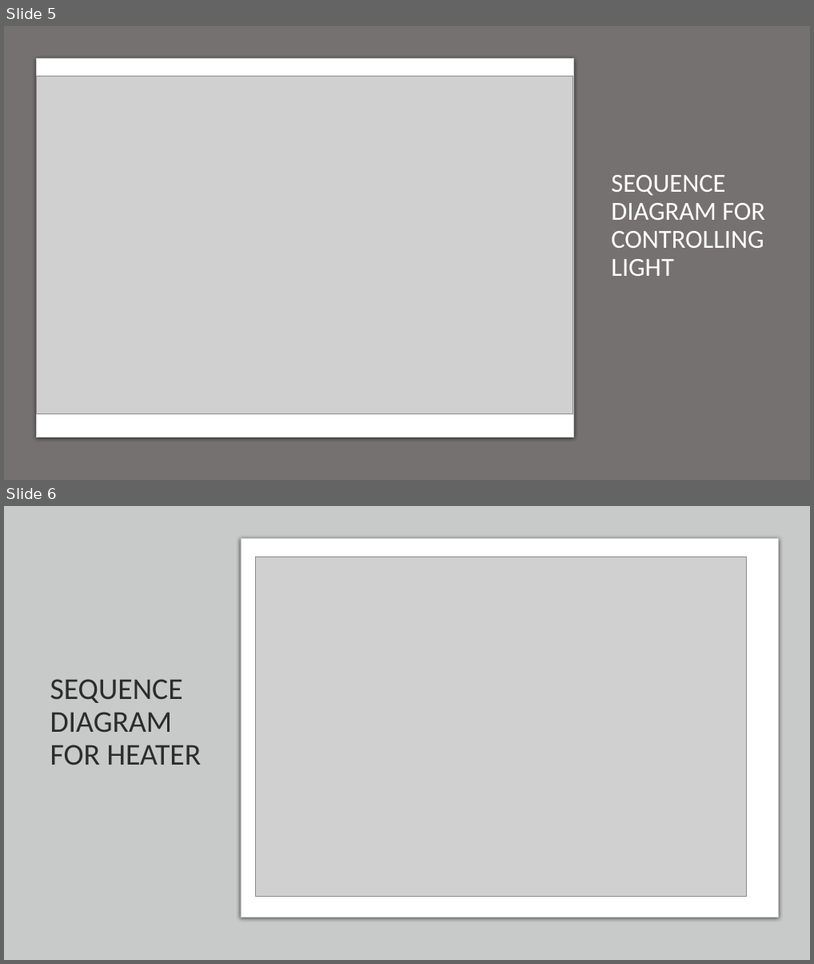
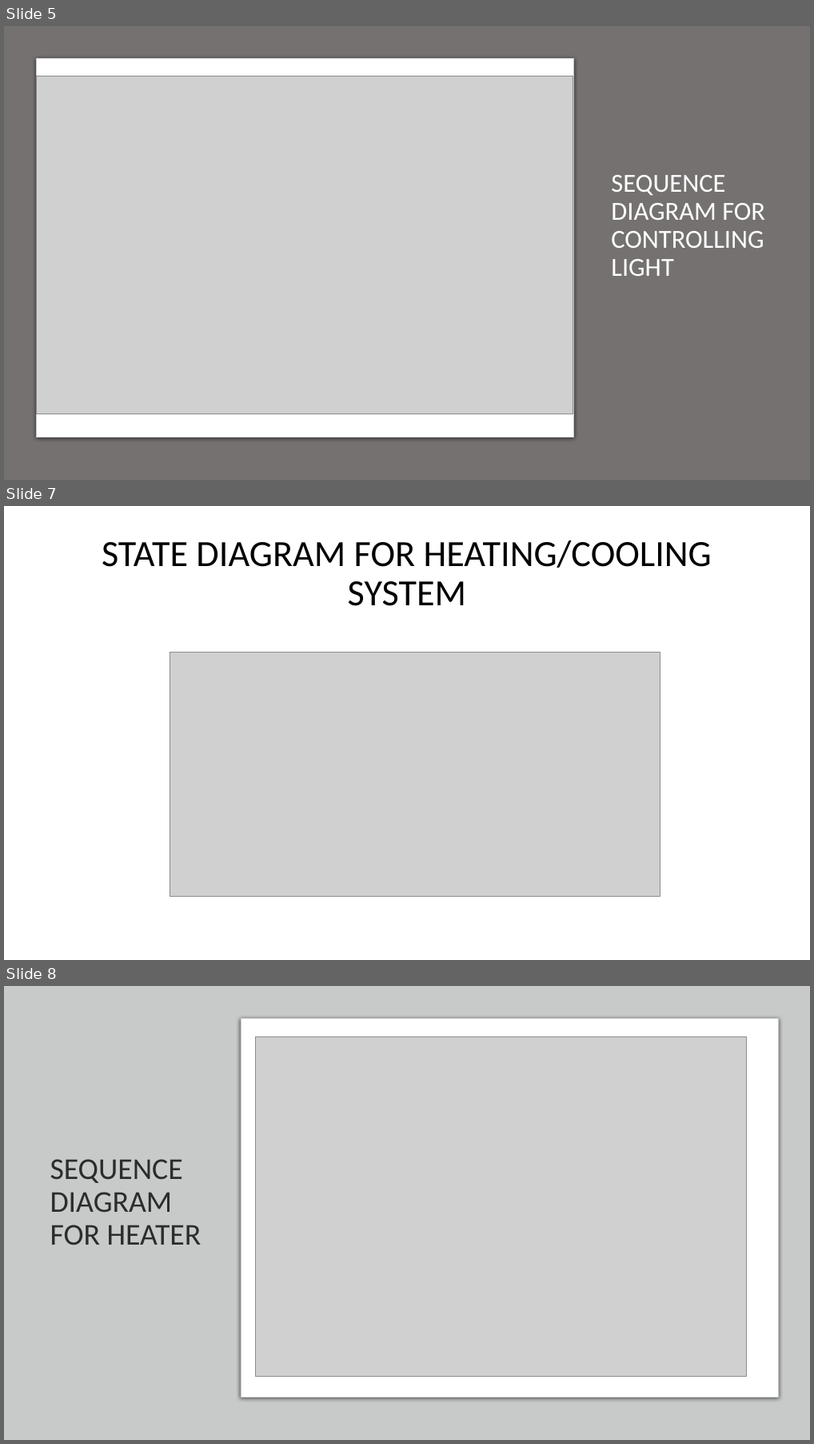
Before and after one commit to Microcontroller-Team-1/winter20-21, a slide deck: Project_Week_7&8/Precise Analysis.pptx. Shown one above the other, each under a label of ours: slides 5 and 6 before the commit, slides 5, 7 and 8 after it; the slides between them are not shown. The pictures are 814x964 and 814x1444 pixels, drawn with LibreOffice and Linux fonts; fonts in the diff are those of the drawing; grey boxes stand for pictures. Boxes give left, top, right and bottom in pixels: in the first picture for what was removed or moved away, otherwise in the second. Text is boxed around its words. In the diff, an @@ line names an element or a change of style, - is before the commit and + after.

```diff
--- a/Project_Week_7&8/Precise Analysis.pptx
+++ b/Project_Week_7&8/Precise Analysis.pptx
@@ slide 7 added at <box>4,506,810,960</box>, background #FFFFFF @@
@@ title added at <box>102,540,712,606</box>, 44 pt, text #000000 @@
+STATE DIAGRAM FOR HEATING/COOLING SYSTEM
@@ picture added at <box>170,652,660,896</box> @@
@@ what was slide 6 is now slide 8 @@
```
Also in this commit, not shown: 1 other slide added, 1 slide removed.
